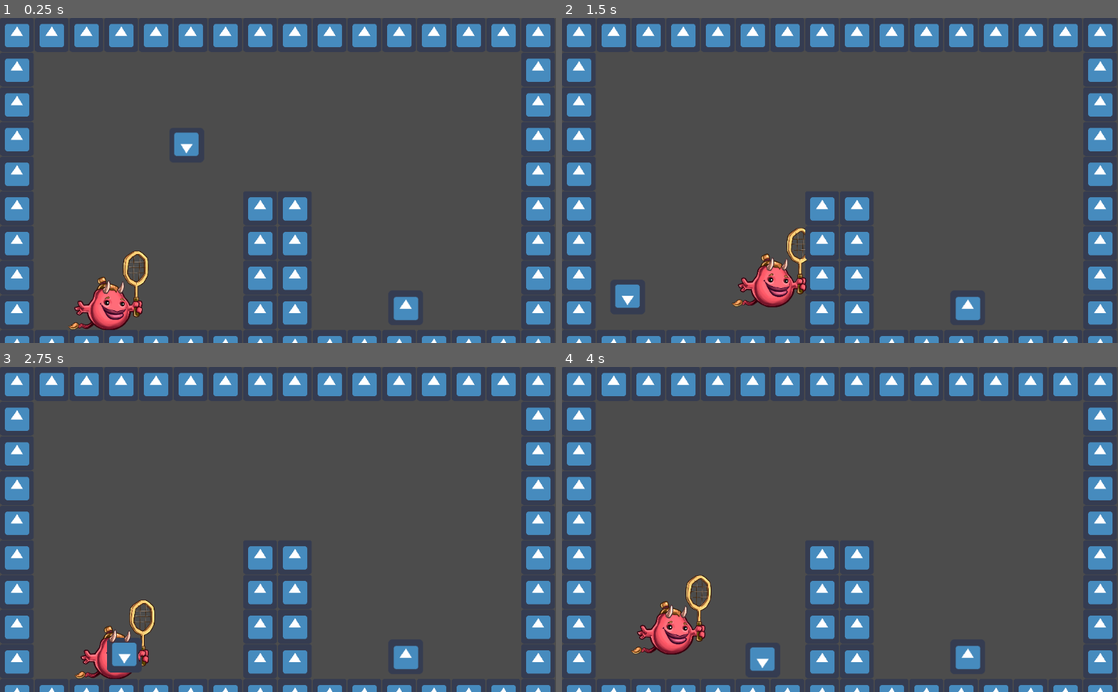
Above: before the commit, frames 1-4 (two rows, left to right).
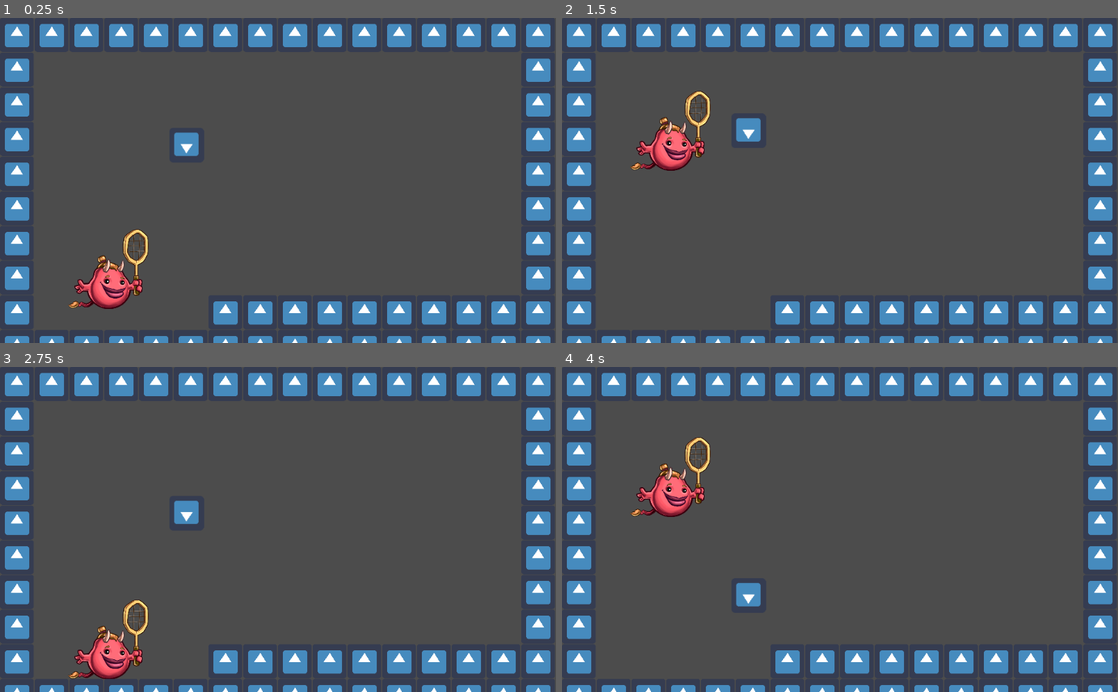
Above: after the commit, the same moments.

Repository: Snufkindee/bug-tennis
Game: Godot game, scene res://Scenes/root.tscn
Same seed, same stepped clock (60 frames per second), same inputs: the game is played once before the commit and once after it. The engine's default icon, where the game draws it, is replaced by a stand-in: a white triangle on a blue panel in a dark square.
Inputs:
- Up to frame 1 (0.25 s): no input
- Up to frame 2 (1.5 s): tap Space (jump, bound only after the commit) at 0.6, 0.77, 1.07 s; tap Ctrl (jump, bound only before the commit) at 0.8, 1.35 s
- Up to frame 3 (2.75 s): tap Space (jump, bound only after the commit) at 1.52, 1.55, 1.82, 2.1 s; tap Ctrl (jump, bound only before the commit) at 2.3 s
- Up to frame 4 (4 s): tap Ctrl (jump, bound only before the commit) at 2.85, 3.8 s; tap Space (jump, bound only after the commit) at 3.02, 3.05, 3.32, 3.6, 3.77 s

The runs differ from the first frame. In frame 1, 6.3% of the frame differs, in the area x 12-93%, y 55-96%; in frame 2, 7.5%; in frame 3, 6.2%; in frame 4, 7.7%, in the area x 12-93%, y 21-95%.

Commit message:
Add new movement and jumping

Diff:
--- a/Scenes/root.tscn
+++ b/Scenes/root.tscn
@@ -62,6 +62,8 @@
 collision_mask = 2
 script = ExtResource( 2 )
 jump_key = "jump"
+left_key = "left"
+right_key = "right"
 
 [node name="Hitbox" type="CollisionShape2D" parent="Player"]
 scale = Vector2( 4.093, 4.058 )
@@ -184,29 +186,6 @@
 texture = ExtResource( 18 )
 offset = Vector2( -2.79626, -148.29 )
 
-[node name="Player2" type="KinematicBody2D" parent="."]
-position = Vector2( 746.608, 476.255 )
-collision_mask = 2
-script = ExtResource( 2 )
-jump_key = "jump2"
-
-[node name="Sprite" type="Sprite" parent="Player2"]
-position = Vector2( 0.594604, -0.594604 )
-texture = ExtResource( 1 )
-
-[node name="Hitbox" type="CollisionShape2D" parent="Player2"]
-scale = Vector2( 4.093, 4.058 )
-shape = SubResource( 1 )
-
-[node name="Range" type="Area2D" parent="Player2"]
-modulate = Color( 0, 0, 0, 1 )
-collision_layer = 0
-collision_mask = 4
-
-[node name="CollisionShape2D" type="CollisionShape2D" parent="Player2/Range"]
-modulate = Color( 0.407843, 1, 0, 1 )
-shape = SubResource( 2 )
-
 [node name="Ball" type="KinematicBody2D" parent="."]
 position = Vector2( 343.731, 204.645 )
 collision_layer = 4
@@ -227,8 +206,6 @@
 collision_layer = 2
 collision_mask = 0
 format = 1
-tile_data = PoolIntArray( 0, 0, 0, 1, 0, 0, 2, 0, 0, 3, 0, 0 …(204 unchanged characters)… , 0, 0, 262159, 0, 0, 327680, 0, 0, 327687, 0, 0, 327688, 0, 0, 327695, 0, 0, 393216, 0, 0, 393223, 0, 0, 393224, 0, 0, 393231, 0, 0, 458752, 0, 0, 458759, 0, 0, 458760, 0, 0, 458767, 0, 0, 524288, 0, 0, 524295, 0, 0, 524296, 0, 0, 524303, 0, 0, 589824, 0, 0, 5898 …(206 unchanged characters)…
+tile_data = PoolIntArray( 0, 0, 0, 1, 0, 0, 2, 0, 0, 3, 0, 0 …(204 unchanged characters)… , 0, 0, 262159, 0, 0, 327680, 0, 0, 327695, 0, 0, 393216, 0, 0, 393231, 0, 0, 458752, 0, 0, 458767, 0, 0, 524288, 0, 0, 524294, 0, 0, 524295, 0, 0, 524296, 0, 0, 524297, 0, 0, 524298, 0, 0, 524299, 0, 0, 524300, 0, 0, 524301, 0, 0, 524302, 0, 0, 524303, 0, 0, 589824, 0, 0, 5898 …(206 unchanged characters)…
 [connection signal="body_entered" from="Player/Range" to="Player" method="_on_Range_body_entered"]
 [connection signal="body_exited" from="Player/Range" to="Player" method="_on_Range_body_exited"]
-[connection signal="body_entered" from="Player2/Range" to="Player2" method="_on_Range_body_entered"]
-[connection signal="body_exited" from="Player2/Range" to="Player2" method="_on_Range_body_exited"]
--- a/Scripts/Actor.gd
+++ b/Scripts/Actor.gd
@@ -2,71 +2,57 @@
 class_name Actor
 
 export var MAX_JUMP_TIME = 0.35
+export var FALL_FACTOR = 2
+export var LOW_JUMP_FACTOR = 20
+export var MOVEMENT_SPEED = 500
+export var GRAVITY = 9.81
+export var max_jumps = 1
+export var hit_power = 900
+export (float, 0, 1.0) var friction = 0.3
+export (float, 0, 1.0) var acceleration = 0.25
 
-export var velocity = Vector2(0,0)
-export var gravity = 4400
-export var max_jumps = 1
-export var jump_power = Vector2(450, -500)
-export var hit_power = 900
-
+var motion = Vector2()
 var jump_unlocked = false
 var ball_in_range = false
-var collision_info
 var can_hit = true
-var curr_jump_time = 0
 onready var ball = get_parent().get_node("Ball")
 
-enum DIRECTION {
-	right = 1,
-	left = -1
-}
+export var current_direction = 0
 
-export var current_direction = DIRECTION.right
 export var jump_key = "" # Assigned in editor
+export var left_key = "" # Assigned in editor
+export var right_key = "" # Assigned in editor
+export var hit_key = "" # Assigned in editor
+export var run_key = "" # Assigned in editor
 
-func _physics_process(delta: float) -> void:
-	velocity.y += gravity * delta
-	collision_info = move_and_collide(velocity * delta)
+func _physics_process(_delta: float) -> void:
+	get_input()
+	motion.y += 9.81
+	motion = move_and_slide(motion, Vector2(0, -1))
 
-	check_collision()
-	check_jump_str(delta)
+	if is_on_floor():
+		if Input.is_action_just_pressed("jump"):
+			motion.y = -600
 
-func _input(event):
-	if jump_unlocked and event.is_action_pressed(jump_key):
-		jump_unlocked = false
+func jump():
+	if motion.y > 0:
+		motion += Vector2.UP * -GRAVITY * FALL_FACTOR
+	elif motion.y < 0 and Input.is_action_just_released("jump"):
+		motion += Vector2.UP * -GRAVITY * LOW_JUMP_FACTOR
 
-	if ball_in_range and event.is_action_pressed(jump_key):
-		ball.velocity = Vector2(ball.transform.origin - transform.origin).normalized() * hit_power
-		ball_in_range = false
+func get_input():
+	current_direction = 0
+	if Input.is_action_pressed(left_key):
+		current_direction -= 1
 
+	if Input.is_action_pressed(right_key):
+		current_direction += 1
 
-func check_collision() -> void:
-	# Collide with ground
-	if collision_info and collision_info.normal.y == -1:
-		velocity = Vector2(0,0)
-		jump_unlocked = true
+	if current_direction != 0:
+		motion.x = lerp(motion.x, current_direction * MOVEMENT_SPEED, acceleration)
+	else:
+		motion.x = lerp(motion.x, 0, friction)
 
-	if collision_info and collision_info.normal.y == 1:
-		velocity.y = 0
-
-	# Collide with wall
-	if collision_info and collision_info.normal.x != 0:
-		velocity.x *= -1
-
-		if current_direction == DIRECTION.right:
-			current_direction = DIRECTION.left
-		else:
-			current_direction = DIRECTION.right
-
-
-
-func check_jump_str(delta: float) -> void:
-	if jump_unlocked and Input.is_action_pressed(jump_key) and curr_jump_time <= MAX_JUMP_TIME:
-		curr_jump_time += delta
-		velocity = jump_power * Vector2(current_direction, 1)
-
-	if Input.is_action_just_released(jump_key):
-		curr_jump_time = 0
 
 func _on_Range_body_entered(body: Node2D) -> void:
 	if body.name == "Ball":
--- a/project.godot
+++ b/project.godot
@@ -34,12 +34,17 @@
 
 jump={
 "deadzone": 0.5,
-"events": [ Object(InputEventKey,"resource_local_to_scene":false,"resource_name":"","device":0,"alt":false,"shift":false,"control":false,"meta":false,"command":false,"pressed":false,"scancode":16777238,"unicode":0,"echo":false,"script":null)
+"events": [ Object(InputEventKey,"resource_local_to_scene":false,"resource_name":"","device":0,"alt":false,"shift":false,"control":false,"meta":false,"command":false,"pressed":false,"scancode":32,"unicode":0,"echo":false,"script":null)
  ]
 }
-jump2={
+right={
 "deadzone": 0.5,
-"events": [ Object(InputEventKey,"resource_local_to_scene":false,"resource_name":"","device":0,"alt":false,"shift":false,"control":false,"meta":false,"command":false,"pressed":false,"scancode":45,"unicode":0,"echo":false,"script":null)
+"events": [ Object(InputEventKey,"resource_local_to_scene":false,"resource_name":"","device":0,"alt":false,"shift":false,"control":false,"meta":false,"command":false,"pressed":false,"scancode":68,"unicode":0,"echo":false,"script":null)
+ ]
+}
+left={
+"deadzone": 0.5,
+"events": [ Object(InputEventKey,"resource_local_to_scene":false,"resource_name":"","device":0,"alt":false,"shift":false,"control":false,"meta":false,"command":false,"pressed":false,"scancode":65,"unicode":0,"echo":false,"script":null)
  ]
 }
 
